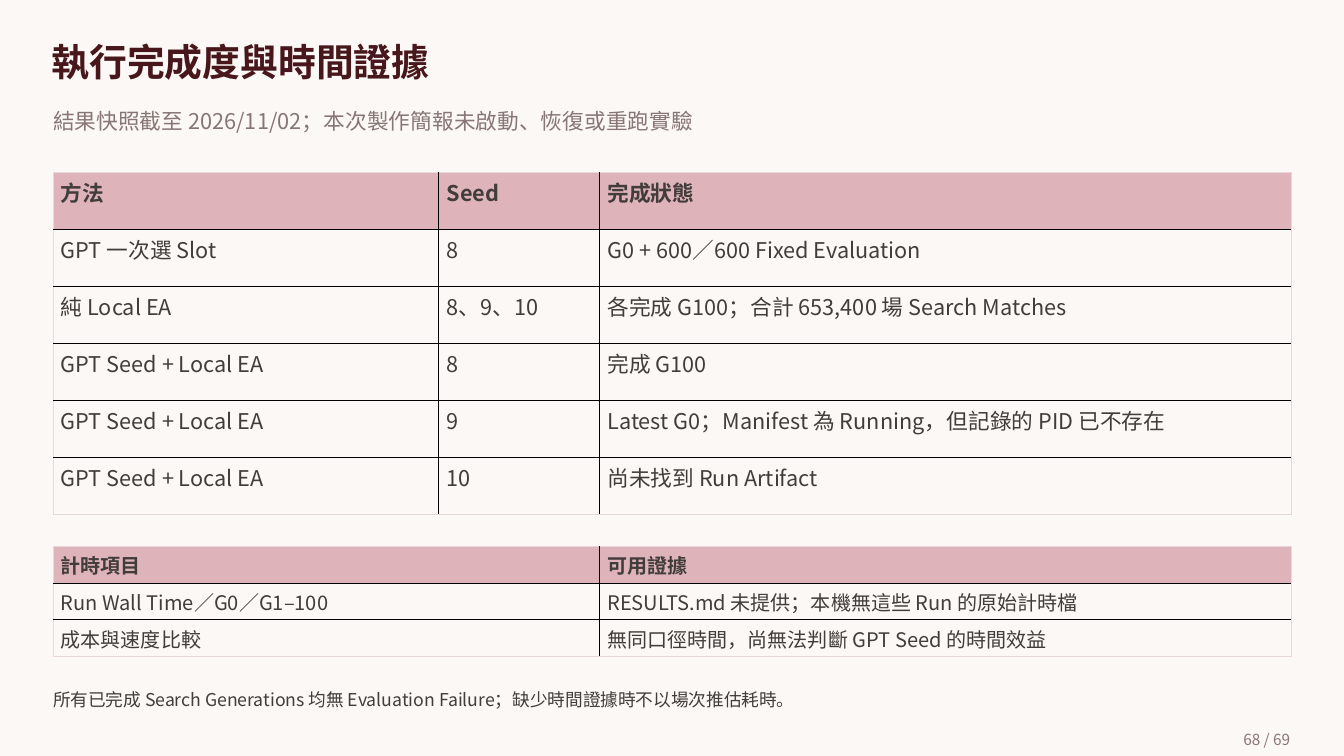
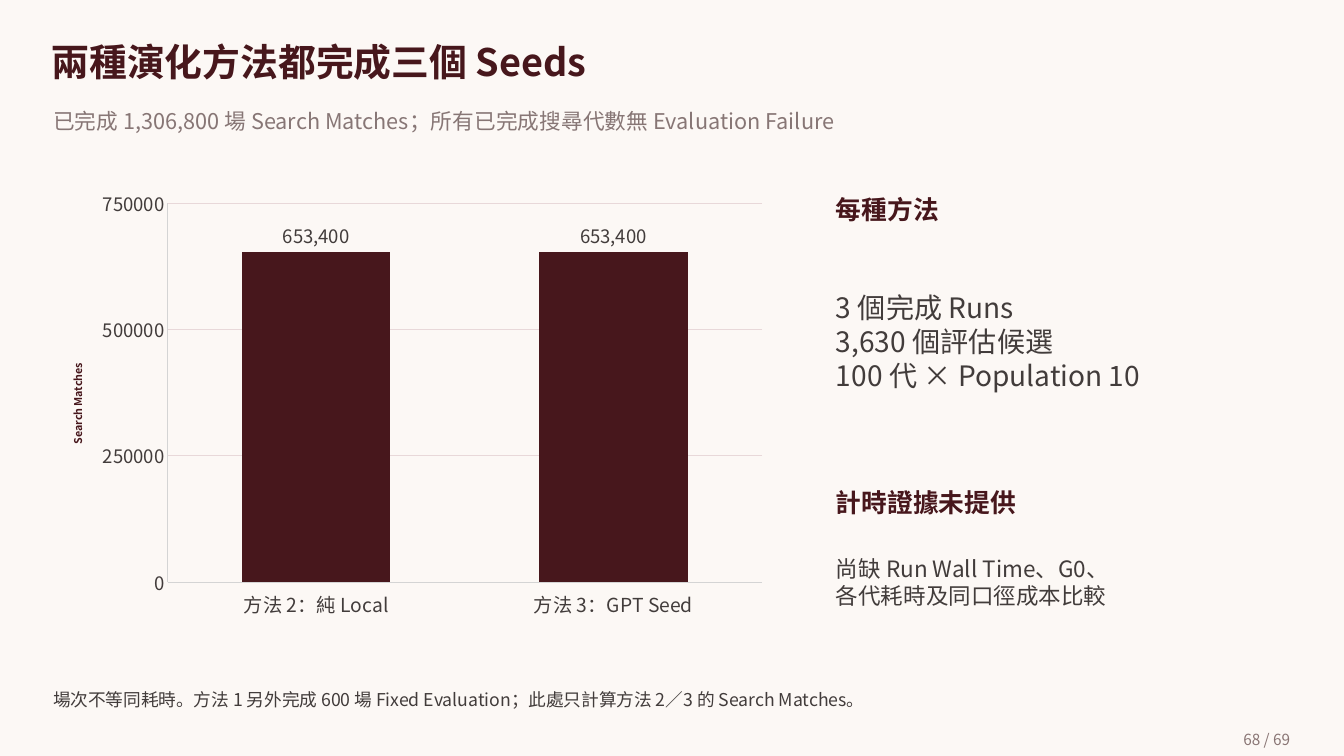
Before and after one commit to sophie8909/EAGLE, a slide deck: slide 68 of Meeting/deliverables/EAGLE.pptx. Drawn at 1344x756 pixels with LibreOffice and Linux fonts; fonts in the diff are those of the drawing; background and template pictures are left out. Boxes give left, top, right and bottom in pixels: in the first picture for what was removed or moved away, otherwise in the second. Text is boxed around its words. In the diff, an @@ line names an element or a change of style, - is before the commit and + after.

Commit message:
docs: update 1105 ablation results with three-seed charts

```diff
--- a/Meeting/deliverables/EAGLE.pptx
+++ b/Meeting/deliverables/EAGLE.pptx
@@ text added at [51, 43, 587, 80], 35.2 pt, text #47171C, bold @@
+兩種演化方法都完成三個 Seeds
@@ text at [53, 111, 835, 133]: text changed @@
-結果快照截至 2026/11/02；本次製作簡報未啟動、恢復或重跑實驗
+已完成 1,306,800 場 Search Matches；所有已完成搜尋代數無 Evaluation Failure
@@ table removed at [53, 173, 1291, 515], 6 rows, 3 columns @@
-方法 | Seed | 完成狀態
-GPT 一次選 Slot | 8 | G0 + 600／600 Fixed Evaluation
-純 Local EA | 8、9、10 | 各完成 G100；合計 653,400 場 Search Matches
-GPT Seed + Local EA | 8 | 完成 G100
-GPT Seed + Local EA | 9 | Latest G0；Manifest 為 Running，但記錄的 PID 已不存在
-GPT Seed + Local EA | 10 | 尚未找到 Run Artifact
@@ column chart added at [53, 181, 777, 626] @@
+categories: 方法 2：純 Local, 方法 3：GPT Seed
+Series 1: 653400, 653400
@@ text added at [836, 197, 939, 222], 24 pt, text #47171C, bold @@
+每種方法
@@ text added at [836, 294, 1140, 393], 26.2 pt, text #423C3B @@
+3 個完成 Runs
+3,630 個評估候選
+100 代 × Population 10
@@ text at [836, 490, 1016, 515]: text changed; size 35.2 to 24 pt @@
-執行完成度與時間證據
+計時證據未提供
@@ table removed at [53, 546, 1291, 655], 3 rows, 2 columns @@
-計時項目 | 可用證據
-Run Wall Time／G0／G1–100 | RESULTS.md 未提供；本機無這些 Run 的原始計時檔
-成本與速度比較 | 無同口徑時間，尚無法判斷 GPT Seed 的時間效益
@@ text added at [836, 558, 1109, 606], 21 pt, text #423C3B @@
+尚缺 Run Wall Time、G0、
+各代耗時及同口徑成本比較
@@ text at [53, 691, 865, 709]: text changed @@
-所有已完成 Search Generations 均無 Evaluation Failure；缺少時間證據時不以場次推估耗時。
+場次不等同耗時。方法 1 另外完成 600 場 Fixed Evaluation；此處只計算方法 2／3 的 Search Matches。
```
Also in this commit, not shown: 9 other slides changed, 1 slide added, 1 slide removed, 2 other files.
